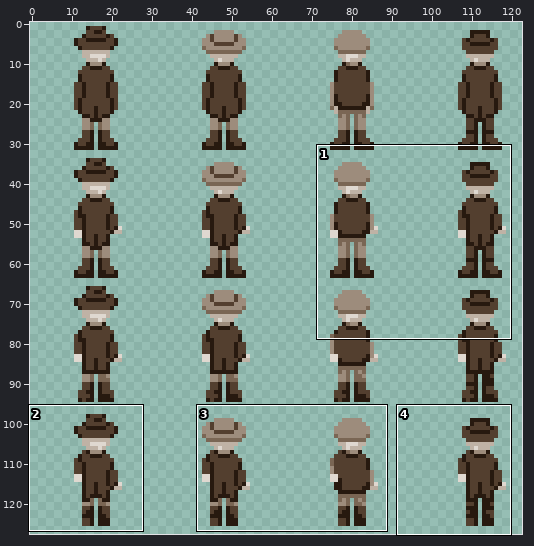
Sprite sheet: back.png. Above, an overview of the earlier version with the close-up marked.
Close-up. Before the commit:
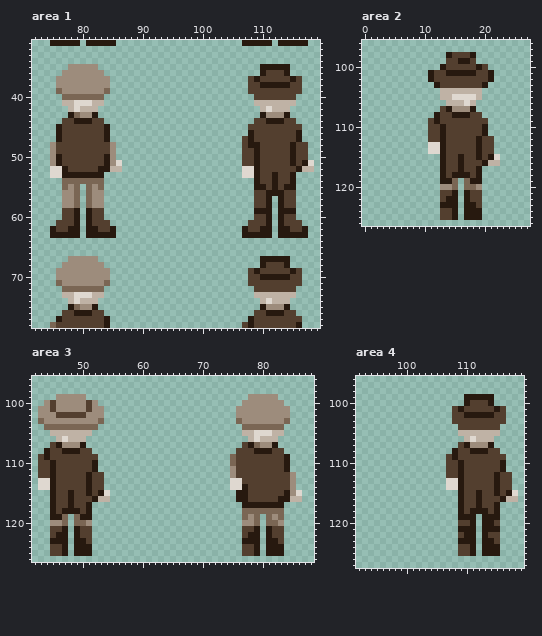
The file is 256x256 pixels, drawn in blocks of 2x2; one block is one cell here. Shown: area 1: x 72..119, y 31..78; area 2: x 0..27, y 96..126; area 3: x 42..88, y 96..126; area 4: x 92..119, y 96..127. The wide view leaves out empty margins. The commit also changed other parts of the picture, which this record leaves out.
Once edited:
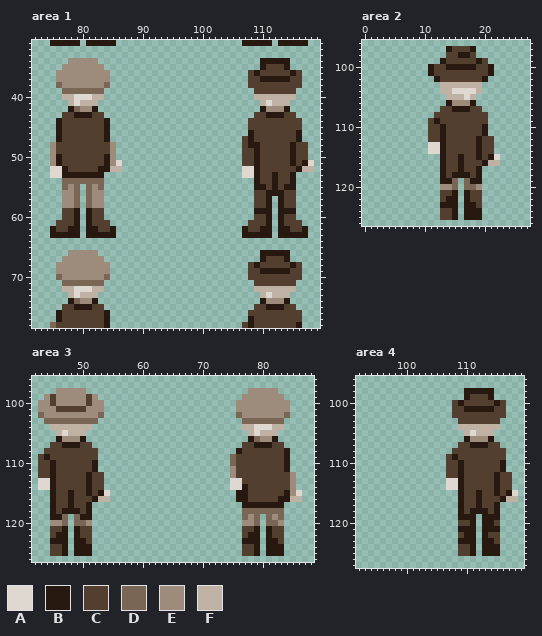
Palette (. is transparent): A #dfd8d0  B #27190f  C #533f2f  D #7a6654  E #9d8c7c  F #bfb2a5
What changed:
Area 1:
y 34: x 78..82 ..... -> EEEEE; x 110..114 ..... -> BBBBB
y 35: x 77 . -> E; x 83 . -> E; x 111..113 BBB -> CCC
y 36: x 76 . -> E; x 84 . -> E; x 108..110 ..B -> CBC; x 114..116 B.. -> CBC
y 37: x 109..115 BCCCCCB -> CBBBBBC
y 38: x 76 E -> D; x 84 E -> D; x 110..114 BBBBB -> CCCCC
y 39: x 76..84 DEEEEEEED -> .DDDDDDD.; x 108 C -> .; x 116 C -> .
y 40: x 77..83 DDDDDDD -> FFAAAFF; x 109..115 CCCCCCC -> FFFFFFF
y 41: x 77 F -> .; x 80..81 AA -> FF; x 83 F -> .; x 109 F -> .; x 111 F -> A; x 115 F -> .
y 42: x 78..82 FAFFF -> BDEEB; x 110..114 FAFFF -> BEEEB
y 43: x 77..83 .BDEEB. -> CCBBBCC; x 109..115 .BEEEB. -> CCBBBCC
y 44: x 76 . -> B; x 79..81 BBB -> CCC; x 84 . -> B; x 108 . -> C; x 111..113 BBB -> CCC; x 116 . -> C
y 66: x 78..82 ..... -> EEEEE; x 110..114 ..... -> BBBBB
y 67: x 77 . -> E; x 83 . -> E; x 111..113 BBB -> CCC
y 68: x 76 . -> E; x 84 . -> E; x 108..110 ..B -> CBC; x 114..116 B.. -> CBC
y 69: x 109..115 BCCCCCB -> CBBBBBC
y 70: x 76 E -> D; x 84 E -> D; x 110..114 BBBBB -> CCCCC
y 71: x 76..84 DEEEEEEED -> .DDDDDDD.; x 108 C -> .; x 116 C -> .
y 72: x 77..83 DDDDDDD -> FFAAAFF; x 109..115 CCCCCCC -> FFFFFFF
y 73: x 77 F -> .; x 80..81 AA -> FF; x 83 F -> .; x 109 F -> .; x 111 F -> A; x 115 F -> .
y 74: x 78..82 FAFFF -> BDEEB; x 110..114 FAFFF -> BEEEB
y 75: x 77..83 .BDEEB. -> CCBBBCC; x 109..115 .BEEEB. -> CCBBBCC
y 76: x 76 . -> B; x 79..81 BBB -> CCC; x 84 . -> B; x 108 . -> C; x 111..113 BBB -> CCC; x 116 . -> C
Area 2:
y 97: x 14..18 ..... -> BCCCB
y 98: x 14 B -> C; x 16..18 CCB -> BBC
y 99: x 13 . -> B; x 16..17 BB -> CC; x 19..20 .. -> BC
y 100: x 11..19 ..BCCCCCB -> BCCBBBBBC; x 21 . -> B
y 101: x 14..18 BBBBB -> CCCCC
y 102: x 11..12 BC -> .B; x 20..21 CB -> B.
y 103: x 12..20 BCCCCCCCB -> .FFFFFFF.
y 104: x 15..18 FFFF -> AAAA
y 105: x 13 F -> .; x 15..16 AA -> FF; x 18..19 AF -> F.
y 106: x 14..18 FFFAF -> BEEEB
y 107: x 14..19 BEEEB. -> CBBBCC
y 108: x 12 B -> C; x 15..17 BBB -> CCC; x 20 . -> C
Area 3:
y 98: x 46..50 ..... -> EEEEE; x 78..82 ..... -> EEEEE
y 99: x 44..45 .. -> EC; x 51..52 .. -> CE; x 77 . -> E; x 83 . -> E
y 100: x 43 . -> E; x 53 . -> E; x 76 . -> E; x 84 . -> E
y 101: x 45..51 CEEEEEC -> ECCCCCE
y 102: x 43 E -> D; x 46..50 CCCCC -> EEEEE; x 53 E -> D; x 76 E -> D; x 84 E -> D
y 103: x 43..53 DEEEEEEEEED -> .DDDDDDDDD.; x 76..84 DEEEEEEED -> .DDDDDDD.
y 104: x 44..52 DDDDDDDDD -> .FFFFFFF.; x 77..83 DDDDDDD -> FFAAAFF
y 105: x 45 F -> .; x 47 F -> A; x 51 F -> .; x 77 F -> .; x 80..81 AA -> FF; x 83 F -> .
y 106: x 46..50 FAFFF -> BEEEB; x 78..82 FAFFF -> BDEEB
y 107: x 46..51 BEEEB. -> CBBBCC; x 78..83 BDEEB. -> CBBBCC
y 108: x 44 B -> C; x 47..49 BBB -> CCC; x 52 . -> C; x 76 C -> B; x 79..81 BBB -> CCC; x 84 . -> B
Area 4:
y 98: x 110..114 ..... -> BBBBB
y 99: x 111..113 BBB -> CCC
y 100: x 108..110 ..B -> CBC; x 114..116 B.. -> CBC
y 101: x 109..115 BCCCCCB -> CBBBBBC
y 102: x 110..114 BBBBB -> CCCCC
y 103: x 108 C -> .; x 116 C -> .
y 104: x 109..115 CCCCCCC -> FFFFFFF
y 105: x 109 F -> .; x 111 F -> A; x 115 F -> .
y 106: x 110..114 FAFFF -> BEEEB
y 107: x 110..115 BEEEB. -> CBBBCC
y 108: x 108 B -> C; x 111..113 BBB -> CCC; x 116 . -> C
